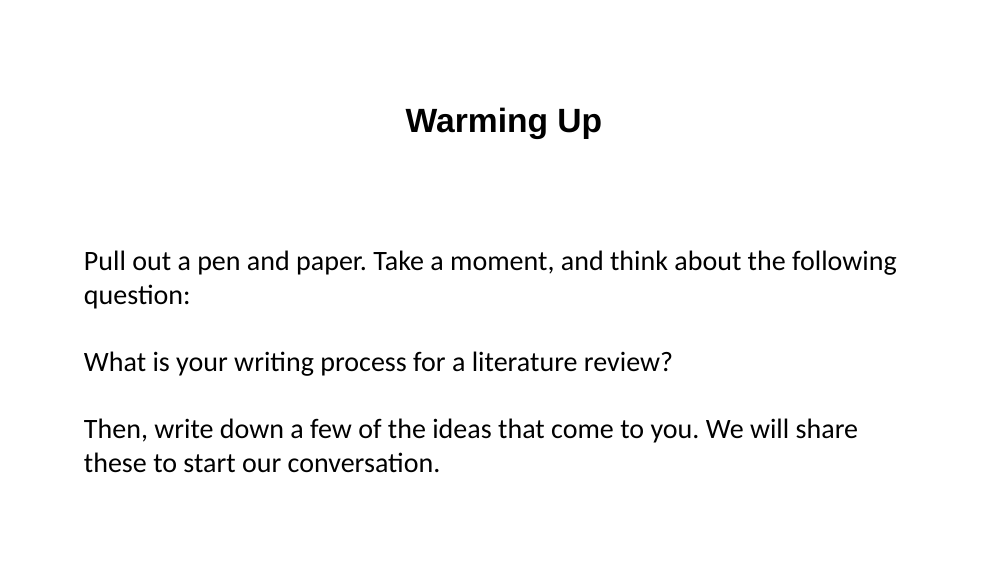
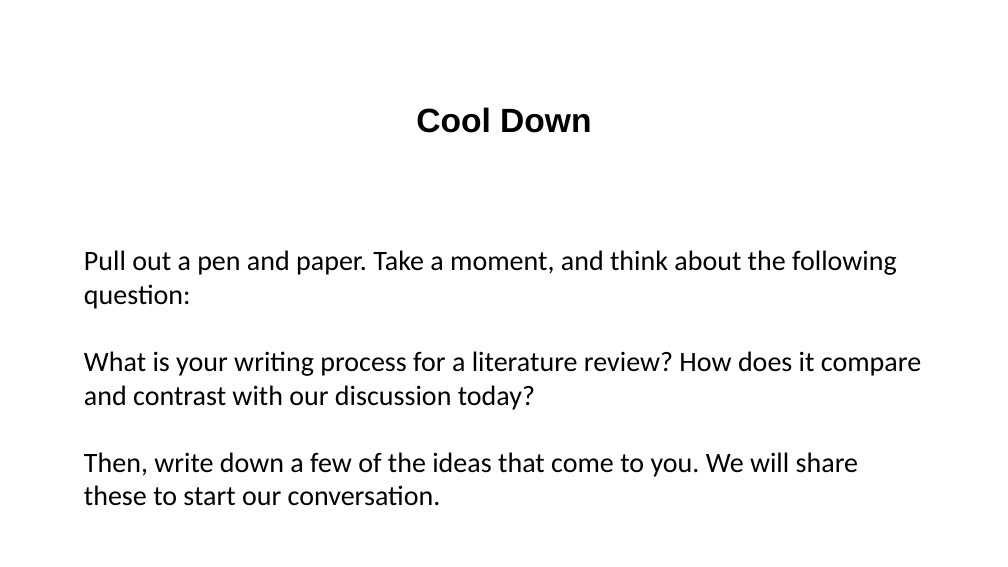
Before and after one commit to NCSU-Libraries/peer-scholars-workshops, a slide deck: slide 22 of Creating Your Literature Review - Research Strategies/ConductingLitReview.pptx (slide 10 before the commit). Drawn at 1008x567 pixels with LibreOffice and Linux fonts; fonts in the diff are those of the drawing; background and template pictures are left out. Boxes give left, top, right and bottom in pixels: in the first picture for what was removed or moved away, otherwise in the second. Text is boxed around its words. In the diff, an @@ line names an element or a change of style, - is before the commit and + after.

```diff
--- a/Creating Your Literature Review - Research Strategies/ConductingLitReview.pptx
+++ b/Creating Your Literature Review - Research Strategies/ConductingLitReview.pptx
@@ title at (416,107,591,133): text changed @@
-Warming Up
+Cool Down
@@ text at (84,351,921,410): text changed @@
-What is your writing process for a literature review?
+What is your writing process for a literature review? How does it compare and contrast with our discussion today?
```
Also in this commit, not shown: 4 other slides changed, 7 slides added, 2 slides removed, 2 other files.
